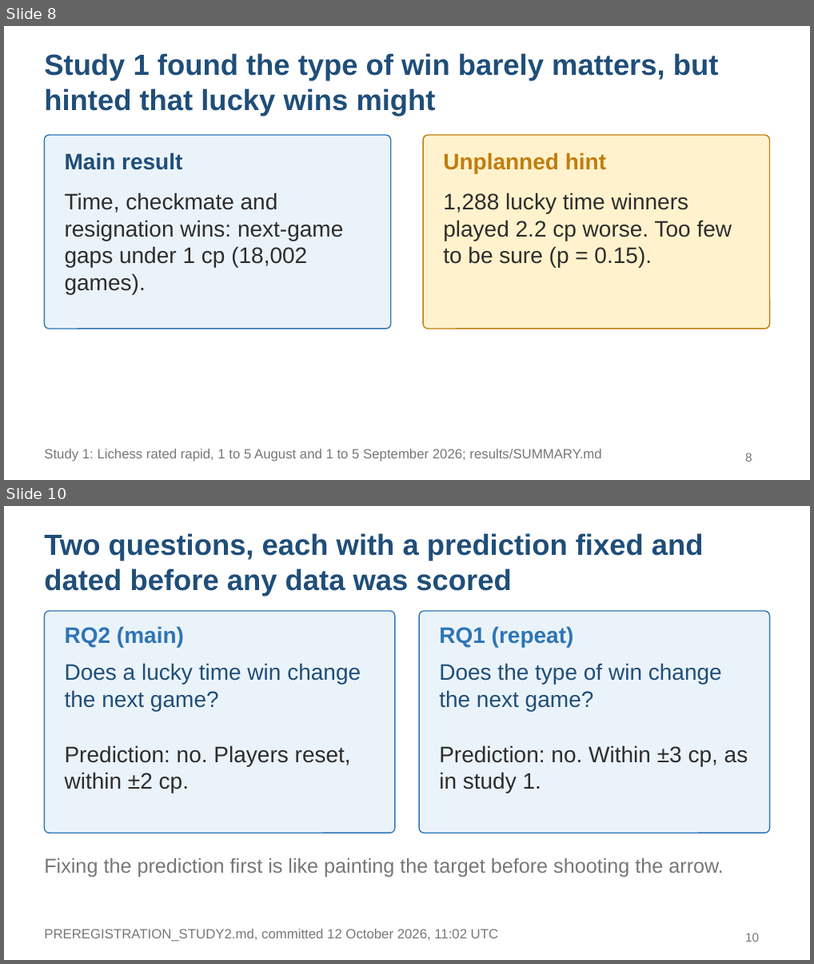
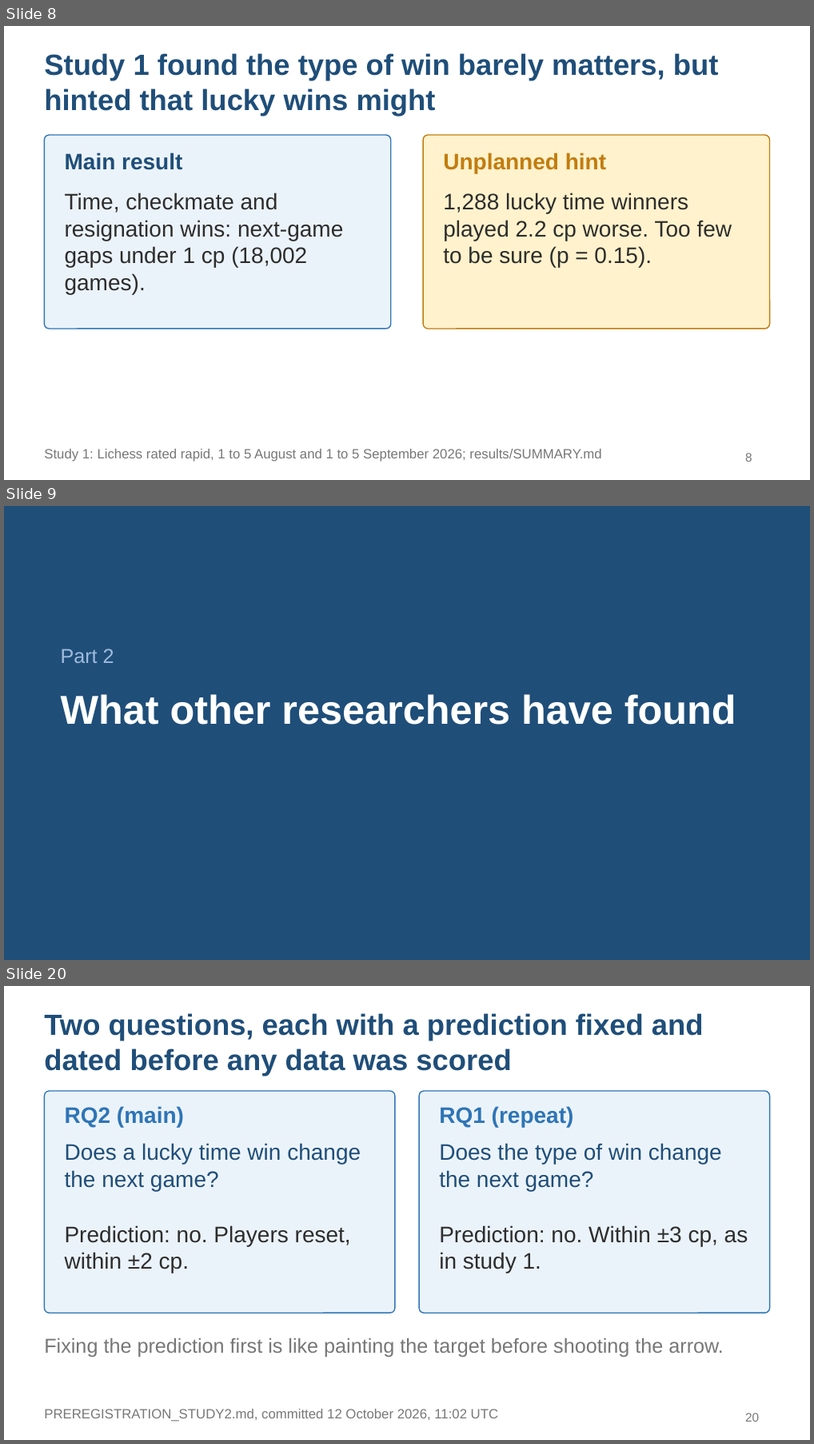
Before and after one commit to KaranaGulati/ContinuedLearningResearch, a slide deck: slides/study2-final.pptx. Shown one above the other, each under a label of ours: slides 8 and 10 before the commit, slides 8, 9 and 20 after it; the slides between them are not shown. The pictures are 814x964 and 814x1444 pixels, drawn with LibreOffice and Linux fonts; fonts in the diff are those of the drawing. Boxes give left, top, right and bottom in pixels: in the first picture for what was removed or moved away, otherwise in the second. Text is boxed around its words. In the diff, an @@ line names an element or a change of style, - is before the commit and + after.

```diff
--- a/slides/study2-final.pptx
+++ b/slides/study2-final.pptx
@@ slide 9 added at box(4, 506, 810, 960), background #1F4E79 @@
@@ text added at box(61, 648, 114, 663), 18 pt, text #A0BBDD @@
+Part 2
@@ title added at box(61, 694, 737, 724), 36 pt, text #FFFFFF, bold @@
+What other researchers have found
@@ what was slide 10 is now slide 20 @@
@@ page number at box(746, 1412, 759, 1421): text changed @@
-10
+20
```
Also in this commit, not shown: 6 slides changed, 9 other slides added, 2 other files.
